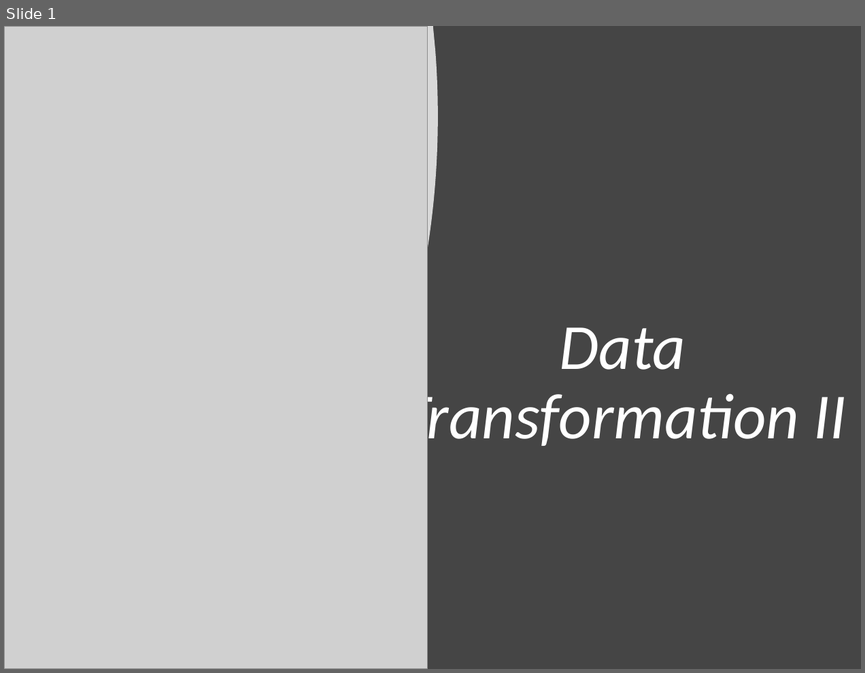
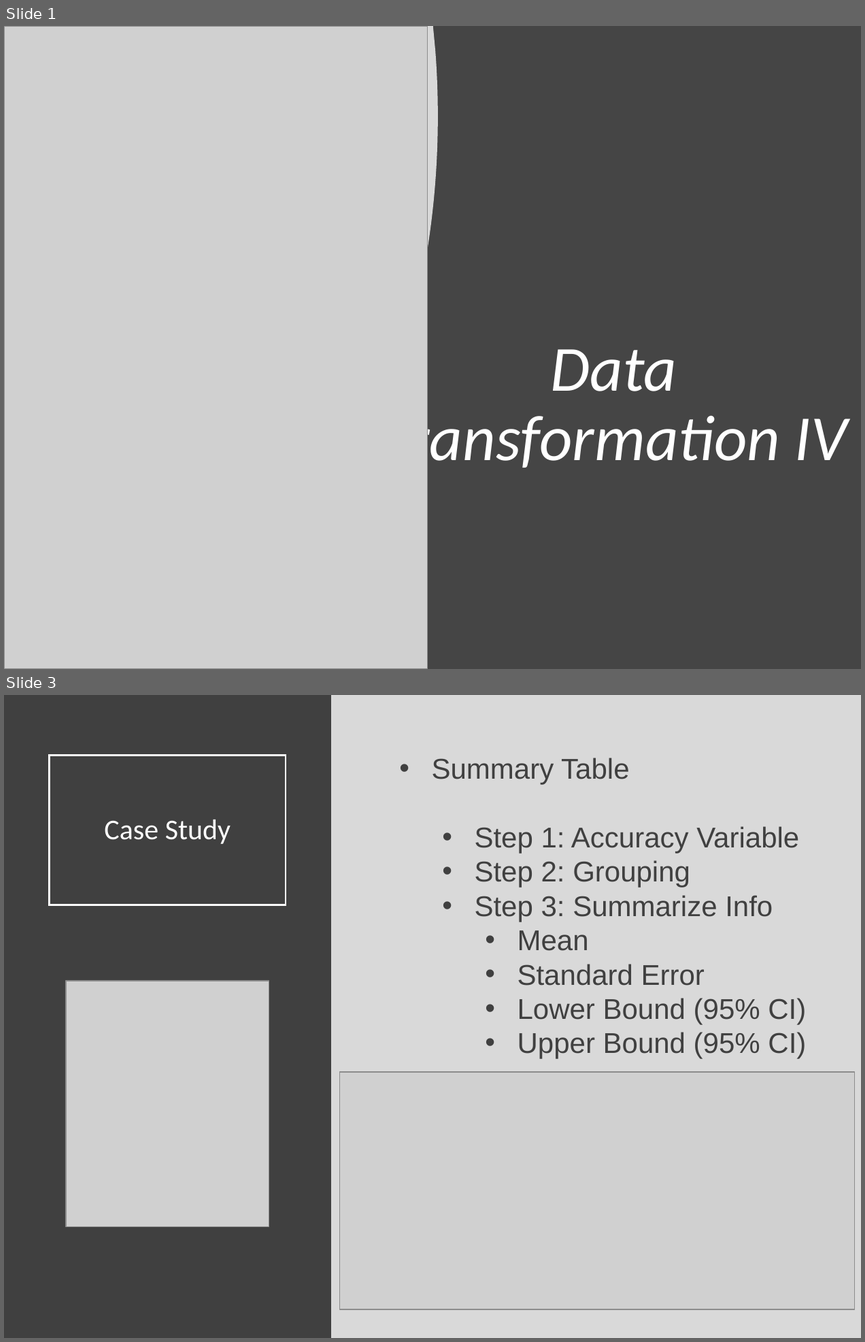
Before and after one commit to Yixf-Self/STOR320_WEBSITE, a slide deck: Lecture/Lecture 7/Lecture 7.pptx. Shown one above the other, each under a label of ours: slide 1 before the commit, slides 1 and 3 after it; the slides between them are not shown. The pictures are 865x673 and 865x1342 pixels, drawn with LibreOffice and Linux fonts; fonts in the diff are those of the drawing; grey boxes stand for pictures. Boxes give left, top, right and bottom in pixels: in the first picture for what was removed or moved away, otherwise in the second. Text is boxed around its words. In the diff, an @@ line names an element or a change of style, - is before the commit and + after.

```diff
--- a/Lecture/Lecture 7/Lecture 7.pptx
+++ b/Lecture/Lecture 7/Lecture 7.pptx
@@ slide 3 added at bbox=[4, 695, 861, 1338], background #D9D9D9 @@
@@ rectangle added at bbox=[4, 695, 331, 1338], fill #404040 @@
@@ title added at bbox=[50, 755, 286, 905], outline #FFFFFF 1.5 pt, 24 pt, text #FFFFFF @@
+Case Study
@@ text added at bbox=[432, 758, 806, 1059], 24 pt, text #404040 @@
+• Summary Table
+  • Step 1: Accuracy Variable
+  • Step 2: Grouping
+  • Step 3: Summarize Info
+    • Mean
+    • Standard Error
+    • Lower Bound (95% CI)
+    • Upper Bound (95% CI)
@@ picture added at bbox=[66, 981, 269, 1226] @@
@@ picture added at bbox=[340, 1072, 855, 1309] @@
@@ slide 1 changed as well @@
@@ title at bbox=[379, 349, 847, 475]: text changed @@
-Data Transformation II
+Data Transformation IV
```
Also in this commit, not shown: 1 other slide changed, 4 other slides added, 1 slide removed, 19 other files.
